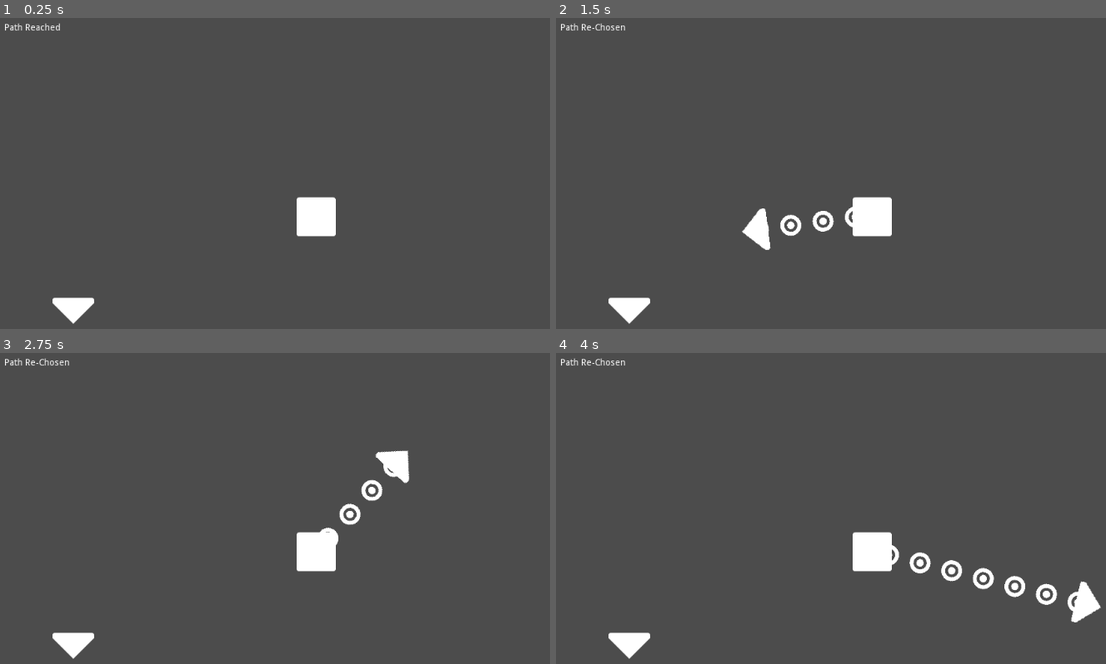
Above: before the commit, frames 1-4 (two rows, left to right).
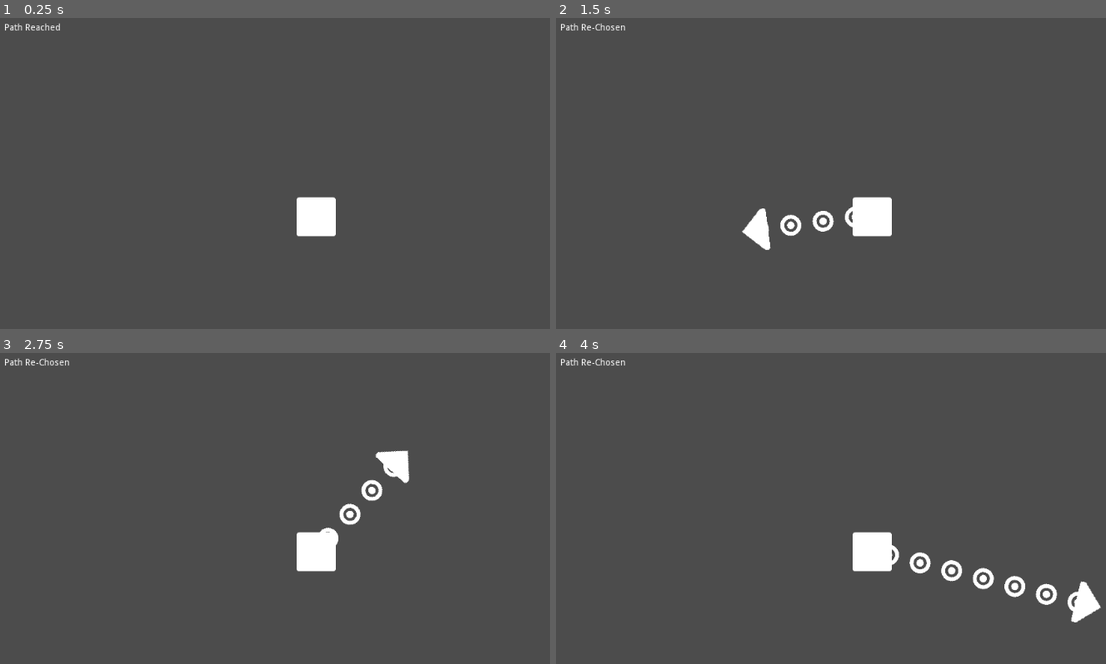
Above: after the commit, the same moments.

Repository: RoutineFreedom/Map-Navigation-Demo
Game: Godot game, scene res://Scenes/World.tscn
The game is run twice, just before and just after one commit, with the same random seed, the same clock (stepped at 60 frames per second) and the same inputs.
Inputs (mouse positions are in pixels of both pictures, inside the frame that each line leads up to):
- Up to frame 1 (0.25 s): no input
- Up to frame 2 (1.5 s): tap Enter at 0.5 s; move the mouse to (1034, 192) at 0.52 s; press the mouse at (1034, 192) at 0.53 s; tap Space at 1.25 s; move the mouse to (754, 229) at 1.27 s; release the mouse at (754, 229) at 1.28 s; click (754, 229) at 1.35 s
- Up to frame 3 (2.75 s): tap Enter at 2 s; move the mouse to (401, 461) at 2.02 s; press the mouse at (401, 461) at 2.03 s
- Up to frame 4 (4 s): tap Space at 2.75 s; move the mouse to (853, 623) at 2.77 s; release the mouse at (853, 623) at 2.78 s; click (853, 623) at 2.85 s; tap Enter at 3.5 s; move the mouse to (1089, 604) at 3.52 s; press the mouse at (1089, 604) at 3.53 s

The runs differ from the first frame. In frame 1, 0.4% of the frame differs, in the area x 9-18%, y 89-99%; in frame 2, 0.4%; in frame 3, 0.4%; in frame 4, 0.4%.

Commit message:
Changed default rotation of arrow sprite to rotate up on a 90 degree rotation

Diff:
--- a/MN Demo/Scenes/World.tscn
+++ b/MN Demo/Scenes/World.tscn
@@ -1,9 +1,8 @@
-[gd_scene load_steps=6 format=2]
+[gd_scene load_steps=5 format=2]
 
 [ext_resource path="res://Scenes/PlayerIcon.tscn" type="PackedScene" id=1]
 [ext_resource path="res://Scripts/World.gd" type="Script" id=2]
 [ext_resource path="res://Assets/target.png" type="Texture" id=3]
-[ext_resource path="res://Assets/right.png" type="Texture" id=4]
 
 [sub_resource type="NavigationPolygon" id=1]
 vertices = PoolVector2Array( 1022, 4, 1032, 604, -2, 603, 2, 5 )
@@ -36,11 +35,6 @@
 margin_bottom = 38.0
 text = "Debug"
 
-[node name="Right" type="Sprite" parent="."]
-position = Vector2( 114, 454 )
-rotation = 1.5708
-texture = ExtResource( 4 )
-
 [connection signal="clicked" from="Navigation2D/PlayerIcon" to="." method="_on_PlayerIcon_clicked"]
 [connection signal="path_updated" from="Navigation2D/PlayerIcon" to="." method="_on_PlayerIcon_path_updated"]
 [connection signal="target_reached" from="Navigation2D/PlayerIcon" to="." method="_on_PlayerIcon_target_reached"]
--- a/MN Demo/Scripts/World.gd
+++ b/MN Demo/Scripts/World.gd
@@ -31,10 +31,11 @@
 	debug_label.text = debug_text
 
 func _on_PlayerIcon_target_set(location: Vector2, mouse_angle: float) -> void:
-	print(rad2deg(mouse_angle))
 	set_target_sprite(location, mouse_angle)
 
 func set_target_sprite(location: Vector2, mouse_angle: float) -> void:
 	_target_sprite.visible = true
 	_target_sprite.global_position = location
-	_target_sprite.rotation = mouse_angle + PI
+	# Add PI to reverse mirror the rotation
+	# This is necessary because by default the arrow is rotated 180 degrees
+	_target_sprite.rotation = mouse_angle
Binary file changed: MN Demo/Assets/right.png
